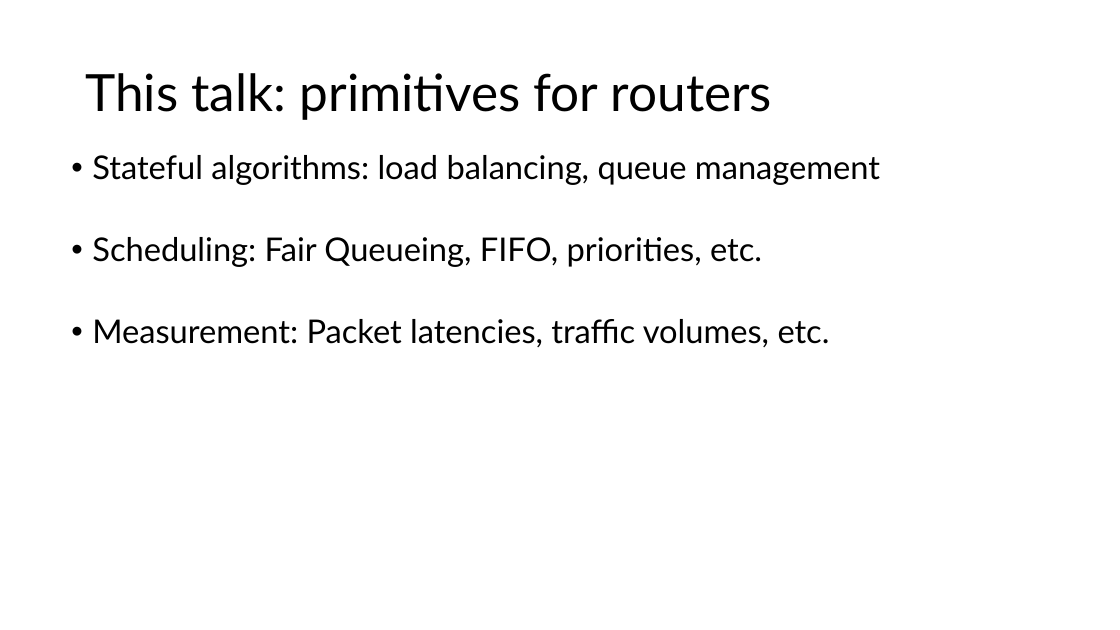
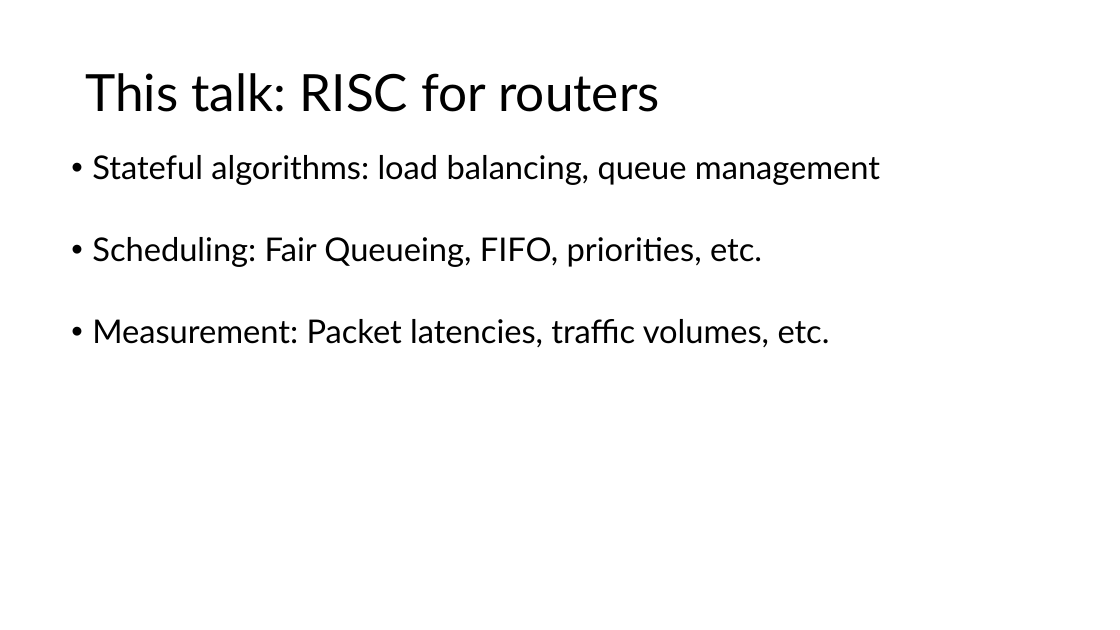
Before and after one commit to anirudhSK/pifo-domino-marple-ppts, a slide deck: slide 9 of combined_domino_pifo.pptx. Drawn at 1120x630 pixels with LibreOffice and Linux fonts; fonts in the diff are those of the drawing. Boxes give left, top, right and bottom in pixels: in the first picture for what was removed or moved away, otherwise in the second. Text is boxed around its words. In the diff, an @@ line names an element or a change of style, - is before the commit and + after.

```diff
--- a/combined_domino_pifo.pptx
+++ b/combined_domino_pifo.pptx
@@ text at [85,73,659,112]: text changed @@
-This talk: primitives for routers
+This talk: RISC for routers
```
Also in this commit, not shown: 14 other slides changed, 4 slides added, 17 slides removed.
